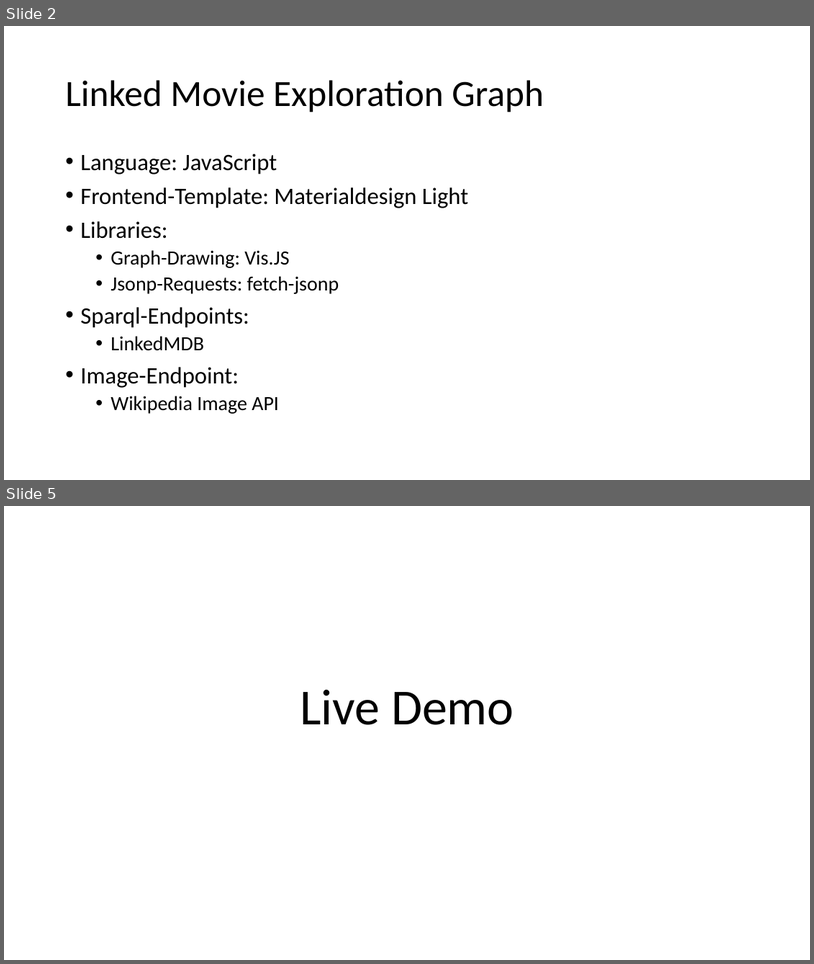
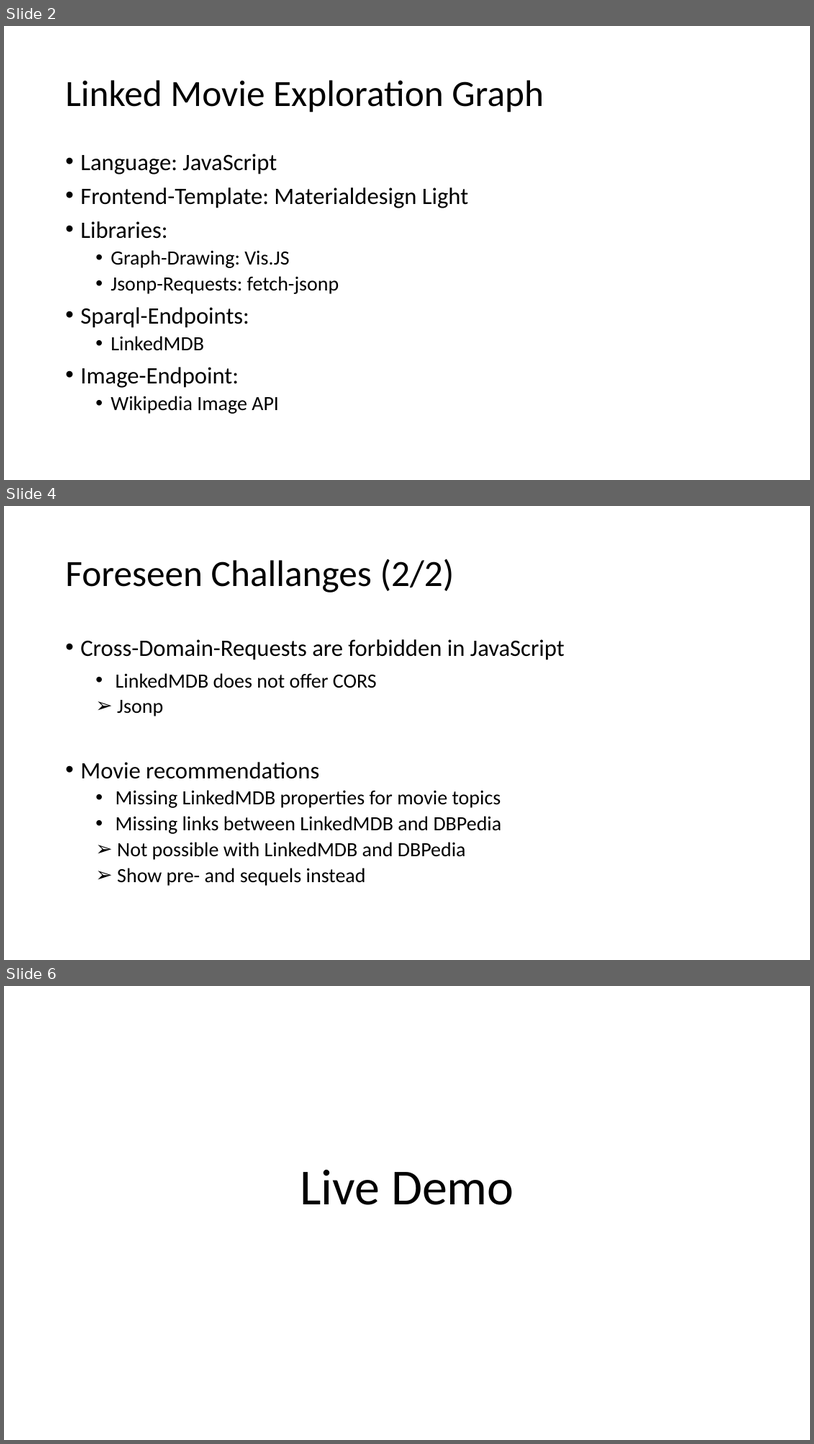
Before and after one commit to mathiasmoeller/LinkedMovieApp, a slide deck: Linked Movie Exploration Graph.pptx. Shown one above the other, each under a label of ours: slides 2 and 5 before the commit, slides 2, 4 and 6 after it; the slides between them are not shown. The pictures are 814x964 and 814x1444 pixels, drawn with LibreOffice and Linux fonts; fonts in the diff are those of the drawing; background and template pictures are left out. Boxes give left, top, right and bottom in pixels: in the first picture for what was removed or moved away, otherwise in the second. Text is boxed around its words. In the diff, an @@ line names an element or a change of style, - is before the commit and + after.

```diff
--- a/Linked Movie Exploration Graph.pptx
+++ b/Linked Movie Exploration Graph.pptx
@@ slide 4 added at box(4, 506, 810, 960), background #FFFFFF @@
@@ title added at box(65, 559, 455, 592), 44 pt, text #000000 @@
+Foreseen Challanges (2/2)
@@ text added at box(80, 639, 565, 885), 24 pt, text #000000 @@
+• Cross-Domain-Requests are forbidden in JavaScript
+  • LinkedMDB does not offer CORS
+  ➢ Jsonp
+• Movie recommendations
+  • Missing LinkedMDB properties for movie topics
+  • Missing links between LinkedMDB and DBPedia
+  ➢ Not possible with LinkedMDB and DBPedia
+  ➢ Show pre- and sequels instead
@@ what was slide 5 is now slide 6 @@
```
Also in this commit, not shown: 2 slides changed, 1 other file.
